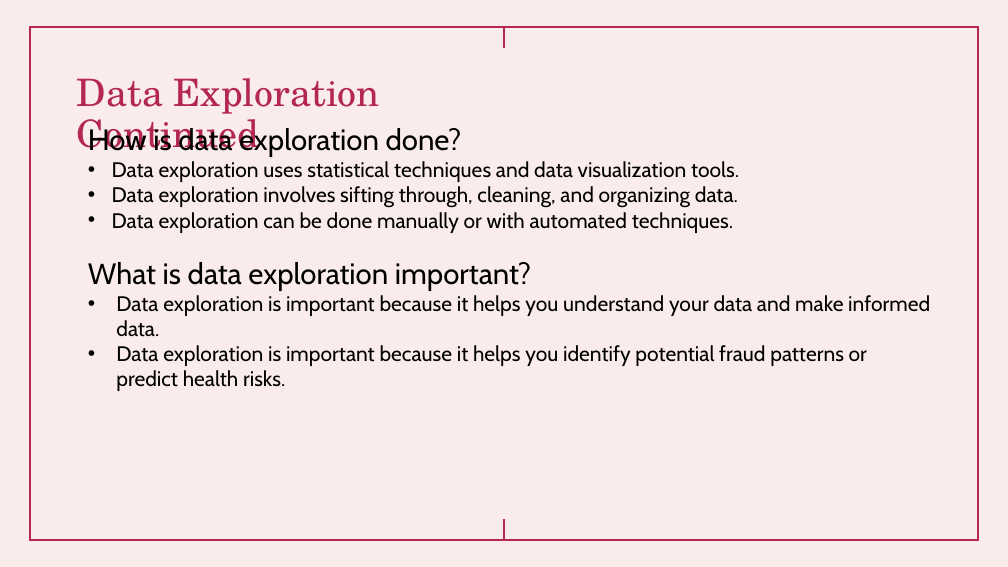
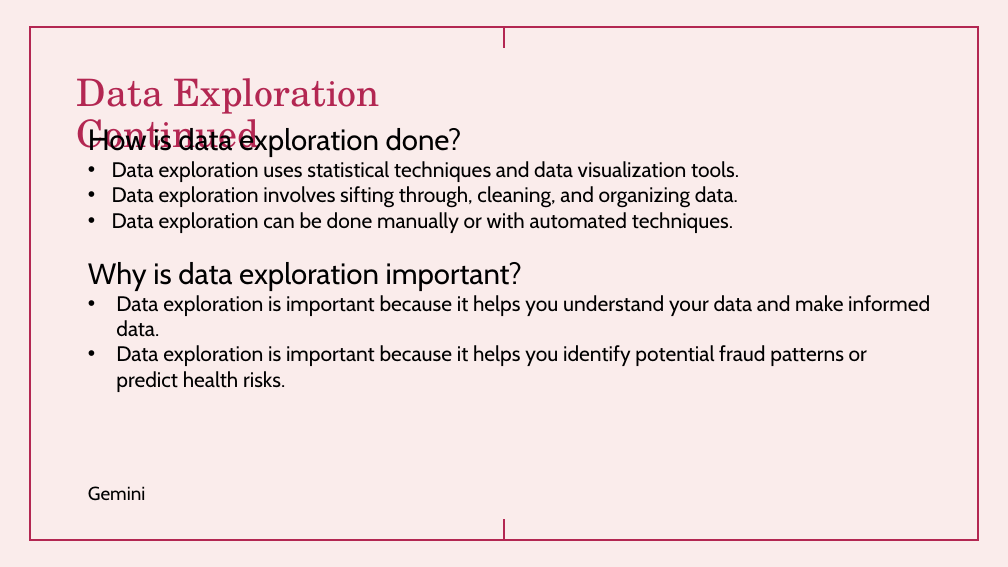
Before and after one commit to shawna-tuli-silicon-valley/uci-ics-bi-and-data-science, a slide deck: slide 5 of presentations/BI Analysis Week 4.pptx. Drawn at 1008x567 pixels with LibreOffice and Linux fonts; fonts in the diff are those of the drawing. Boxes give left, top, right and bottom in pixels: in the first picture for what was removed or moved away, otherwise in the second. Text is boxed around its words. In the diff, an @@ line names an element or a change of style, - is before the commit and + after.

```diff
--- a/presentations/BI Analysis Week 4.pptx
+++ b/presentations/BI Analysis Week 4.pptx
@@ text at <box>88,262,522,291</box>: text changed @@
-What is data exploration important?
+Why is data exploration important?
@@ text at <box>88,486,145,501</box>: paragraph added @@
+Gemini
```
